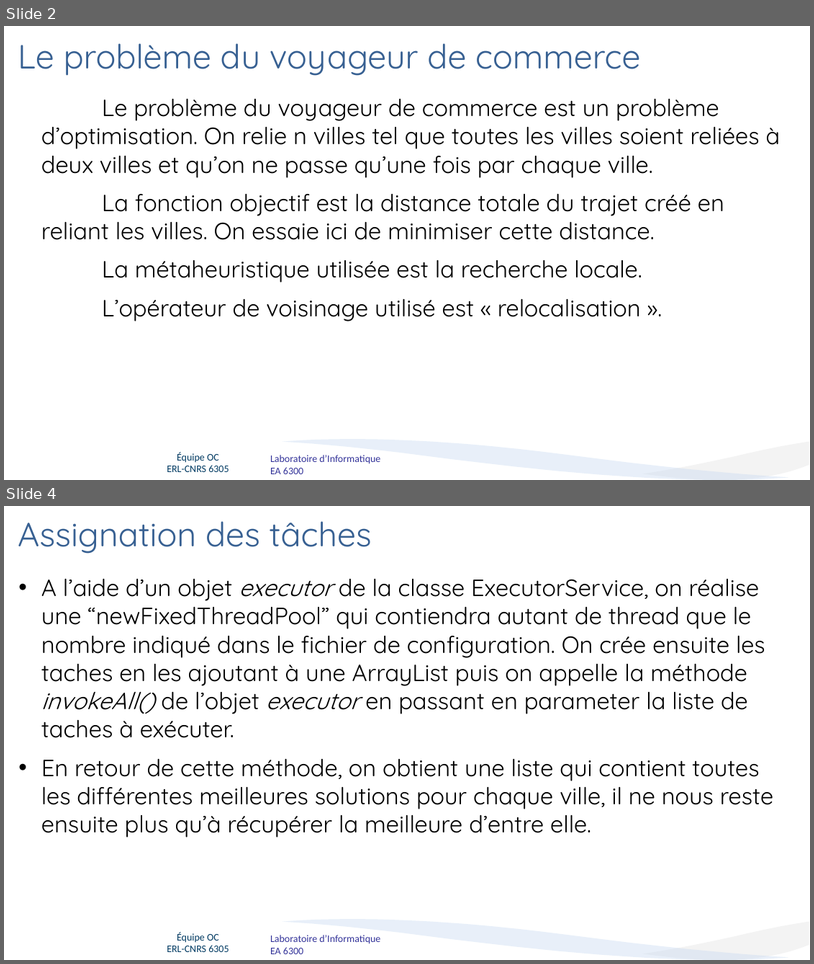
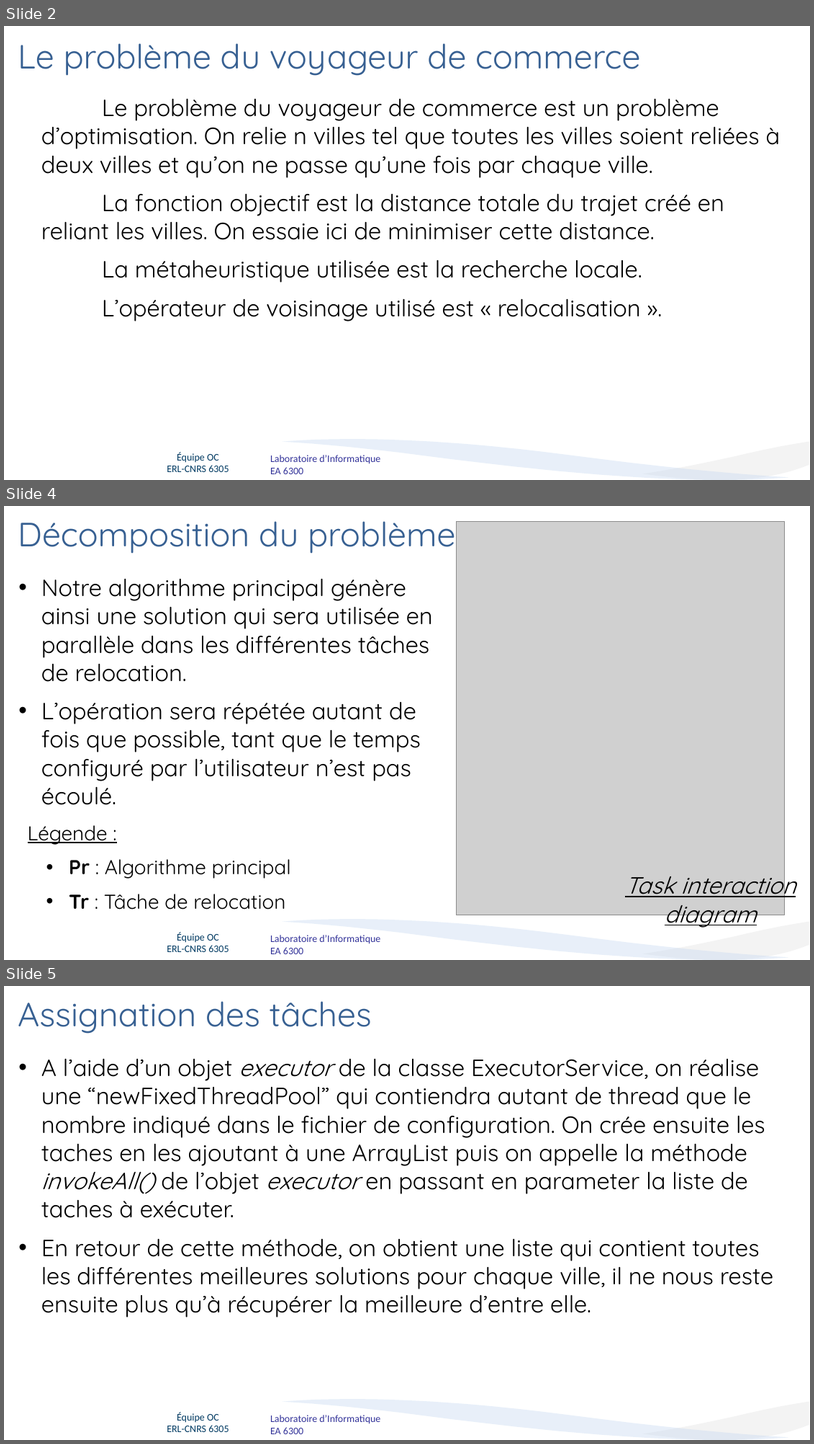
Before and after one commit to T0mat1/ASR_TSP, a slide deck: presentation.pptx. Shown one above the other, each under a label of ours: slides 2 and 4 before the commit, slides 2, 4 and 5 after it; the slides between them are not shown. The pictures are 814x964 and 814x1444 pixels, drawn with LibreOffice and Linux fonts; fonts in the diff are those of the drawing; grey boxes stand for pictures; background and template pictures are left out. Boxes give left, top, right and bottom in pixels: in the first picture for what was removed or moved away, otherwise in the second. Text is boxed around its words. In the diff, an @@ line names an element or a change of style, - is before the commit and + after.

```diff
--- a/presentation.pptx
+++ b/presentation.pptx
@@ slide 4 added at box(4, 506, 810, 960), background #FFFFFF; not listed: 4 template elements that a slide beside it also shows @@
@@ title added at box(18, 521, 455, 554), 40 pt, text #376092 @@
+Décomposition du problème
@@ picture added at box(456, 521, 786, 915) @@
@@ text added at box(41, 579, 433, 805), 28 pt, text #000000 @@
+• Notre algorithme principal génère ainsi une solution qui sera utilisée en parallèle dans les différentes tâches de relocation.
+• L’opération sera répétée autant de fois que possible, tant que le temps configuré par l’utilisateur n’est pas écoulé.
@@ text added at box(28, 825, 291, 909), 24 pt, text #000000 @@
+  Légende :
+  • Pr : Algorithme principal
+  • Tr : Tâche de relocation
@@ text added at box(625, 868, 797, 929), 28 pt, text #000000, italic, underline @@
+Task interaction diagram
@@ what was slide 4 is now slide 5 @@
```
Also in this commit, not shown: 4 slides changed.
